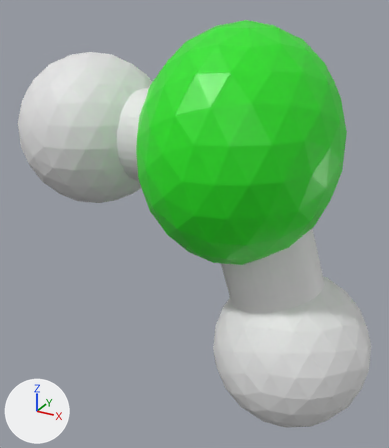
A saved change to the glTF model assets/molecule/glb/BeH2.glb.
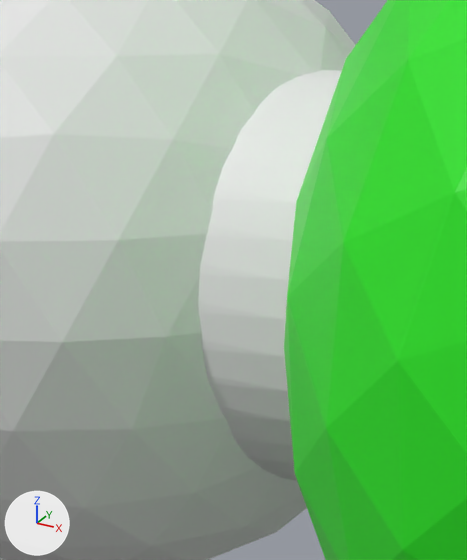
The first picture shows the older version from a 50 mm camera at (0.107, -0.208, 0.31) aimed at (-0.008, 0.002, 0.205). The close-ups show both versions on the part from 18% to 46% of the width and 16% to 44% of the height of that picture; other places that the commit changed are outside them. The axes (+X, +Y, +Z) are drawn at lower left. The lights are the same throughout. Where no turn or scale is listed for an object, it has been applied to the vertices.

The first close-up shows 'Shape_IndexedFaceSet', 'Shape_IndexedFaceSet.001', 'Shape_IndexedFaceSet.008'.
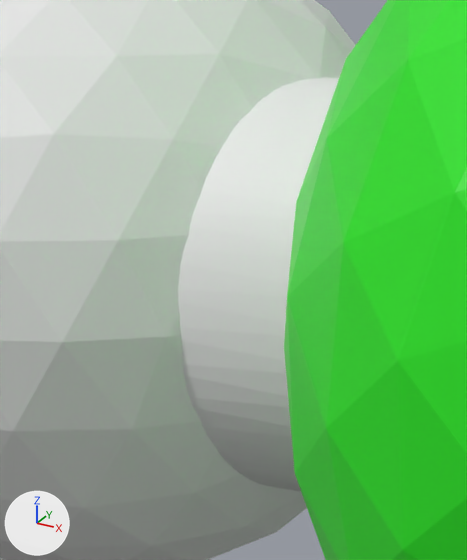
Boxes [x1, y1, x2, y2] around the edits, measured in the close-ups (467 x 560 px):
'Shape_IndexedFaceSet.008', moved
    before: [198, 70, 342, 481]
    after: [178, 77, 339, 492]

What changed in the scene script:
```text
Change ob_shape_indexedfaceset_008:
    ob_shape_indexedfaceset_008.location: (-0.0444, 0.002, 0.2455) -> (-0.03, 0.0002, 0.2453)
```
